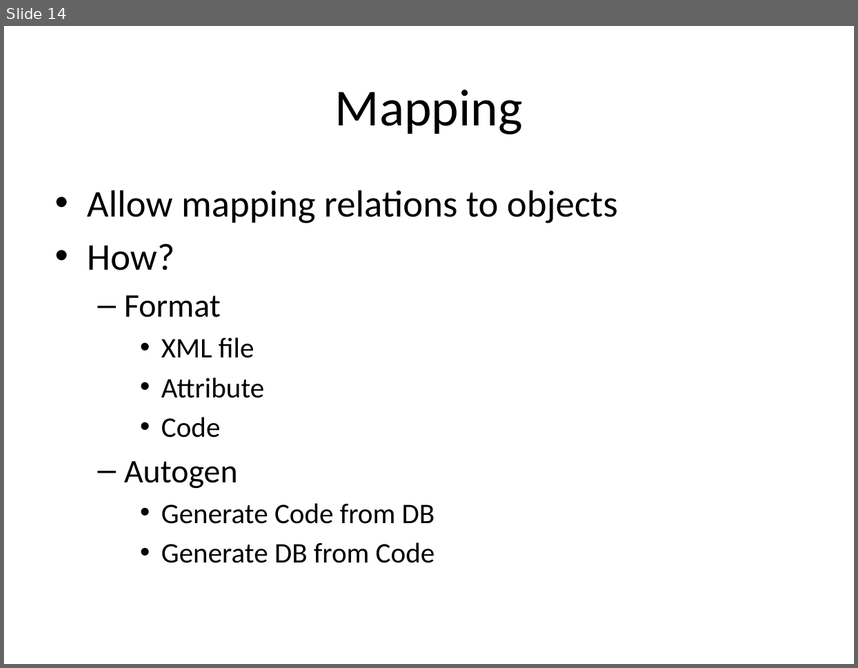
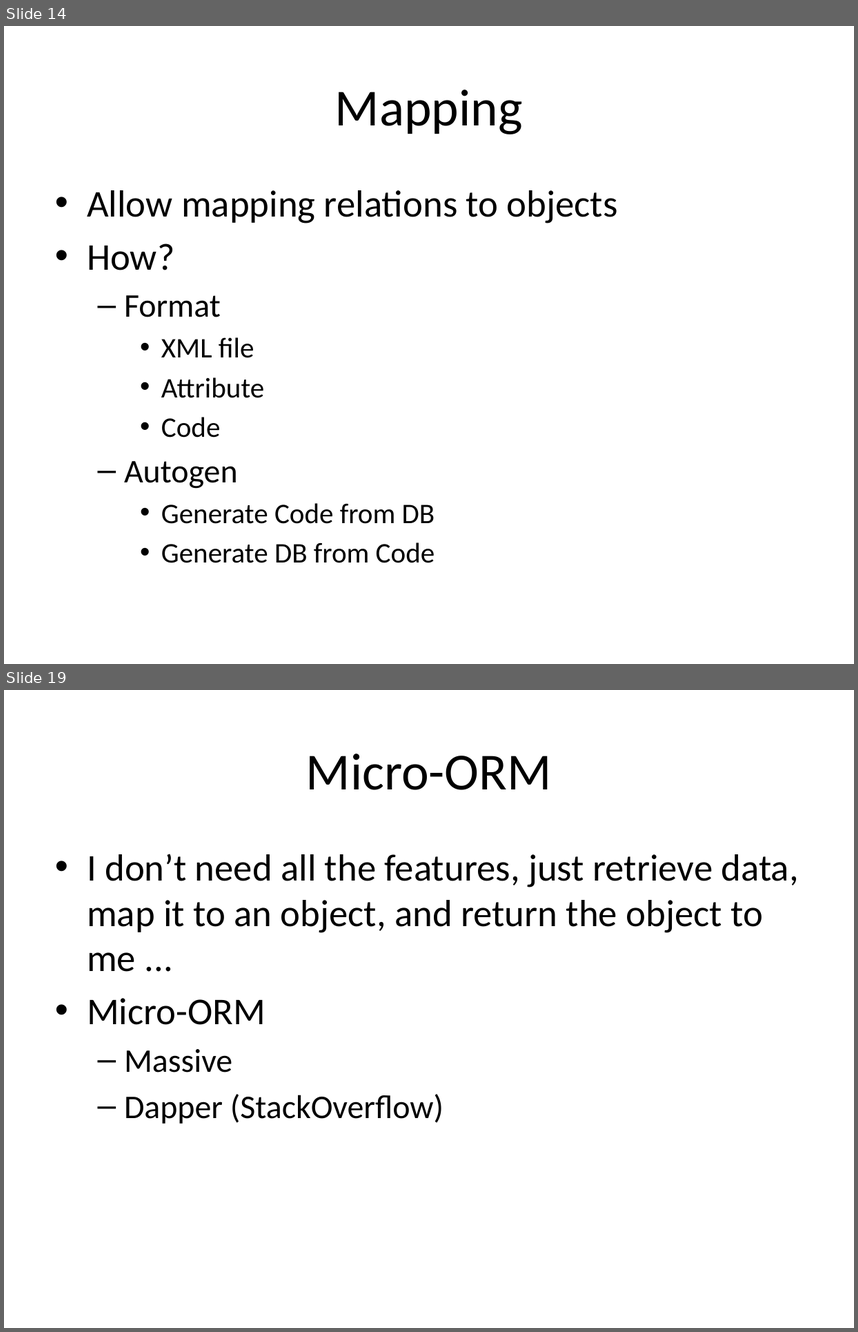
Before and after one commit to harrychou/Notes, a slide deck: Data Access Framework.pptx. Shown one above the other, each under a label of ours: slide 14 before the commit, slides 14 and 19 after it; the slides between them are not shown. The pictures are 858x668 and 858x1332 pixels, drawn with LibreOffice and Linux fonts; fonts in the diff are those of the drawing. Boxes give left, top, right and bottom in pixels: in the first picture for what was removed or moved away, otherwise in the second. Text is boxed around its words. In the diff, an @@ line names an element or a change of style, - is before the commit and + after.

```diff
--- a/Data Access Framework.pptx
+++ b/Data Access Framework.pptx
@@ slide 19 added at bbox=[4, 690, 854, 1328], background #FFFFFF @@
@@ title added at bbox=[306, 753, 552, 790], 44 pt, text #000000 @@
+Micro-ORM
@@ text added at bbox=[87, 854, 799, 1123], 32 pt, text #000000 @@
+• I don’t need all the features, just retrieve data, map it to an object, and return the object to me ...
+• Micro-ORM
+  – Massive
+  – Dapper (StackOverflow)
```
Also in this commit, not shown: 5 other slides added, 2 other files.
